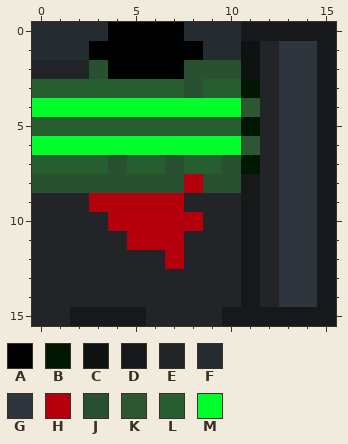
Pixel-art sprite, stored at public/assets/chest_opened.png. The picture above is the old version.
The file is 64x64 pixels, drawn in blocks of 4x4; one block is one cell here. Colours within 5 levels of each other are drawn and written as one.
Palette (. is transparent): A #000000  B #001703  C #0f1213  D #16181a  E #222428  F #252c31  G #2e353c  H #b4000d  J #295030  K #2d5632  L #265e2f  M #00ff2a
The result:
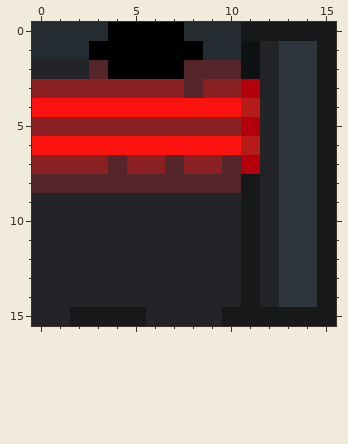
Diff:
@@ palette @@
-J #295030
+J #542629
-K #2d5632
+K #b61b1a
-L #265e2f
+L #8a2021
-M #00ff2a
+M #fc130f
@@ x 0..15 @@
  2 EEEJAAAAJJJCEGGD
- 3 LLLLLLLLJLLBEGGD
+ 3 LLLLLLLLJLLHEGGD
  4 MMMMMMMMMMMKEGGD
- 5 LLLLLLLLLLLBEGGD
+ 5 LLLLLLLLLLLHEGGD
  6 MMMMMMMMMMMKEGGD
- 7 LLLLJLLJLLJBEGGD
- 8 JJJJJJJJHJJDEGGD
- 9 EEEHHHHHEEEDEGGD
-10 EEEEHHHHHEEDEGGD
-11 EEEEEHHHEEEDEGGD
-12 EEEEEEEHEEEDEGGD
+ 7 LLLLJLLJLLJHEGGD
+ 8 JJJJJJJJJJJDEGGD
+ 9 EEEEEEEEEEEDEGGD
+10 EEEEEEEEEEEDEGGD
+11 EEEEEEEEEEEDEGGD
+12 EEEEEEEEEEEDEGGD
 13 EEEEEEEEEEEDEGGD
Changed places in both pictures, as pixel boxes (x1, y1, x2, y2):
changed: (32, 60, 260, 269)
